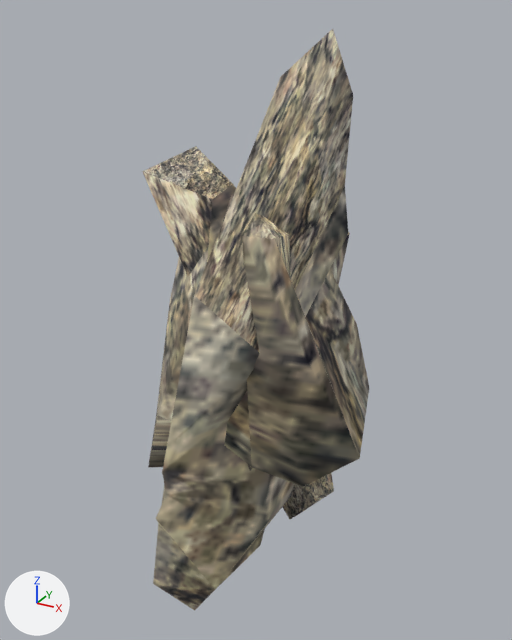
The glTF model Project/area/stage/2 dino jungle/data/environment/object/model/rock/WhiteRockPieces.gltf as it was, and as the next commit left it.
The view is the same before and after, from a 50 mm camera at (1.017, -1.858, 1.058) aimed at (-0.027, 0.04, 0.11). Arrows for +X, +Y and +Z are at lower left; the lights stay in place.

Names of what the first picture shows: 'WhiteRockPiece1', 'WhiteRockPiece3', 'WhiteRockPiece4'.
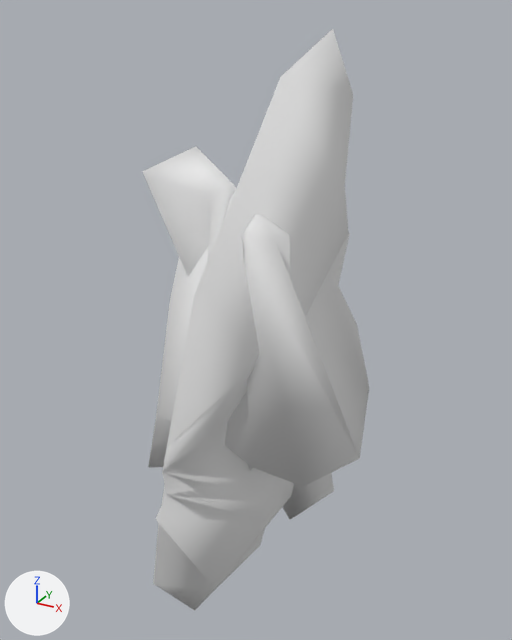
The change, as a list of edits to the scene's bpy script:
```text
Change mat_rock_white:
    where n2 = _N.new('ShaderNodeMix'); n2.name = 'Mix'
    add n2.inputs[7].default_value = (0.8, 0.8, 0.8, 1.0)  # 'B', white #e7e7e7
    remove n4 = _N.new('ShaderNodeTexImage'); n4.name = 'Image Texture'
    remove n4.image = img_rock_white
    where n3 = _N.new('ShaderNodeVertexColor'); n3.name = 'Color Attribute'
    remove _L.new(n3.outputs[0], n2.inputs[7])  # 'Color' to 'B'
    remove _L.new(n4.outputs[0], n2.inputs[6])  # 'Color' to 'A'
    add _L.new(n3.outputs[0], n2.inputs[6])  # 'Color' to 'A'
```

Location of each change, (x1, y1, x2, y2) in pixels of the pictures (512 x 640 px):
'WhiteRockPiece1', surface changed: (153, 29, 353, 610) in both
'WhiteRockPiece4', surface changed: (148, 194, 369, 487) in both
'WhiteRockPiece3', surface changed: (142, 146, 334, 519) in both
